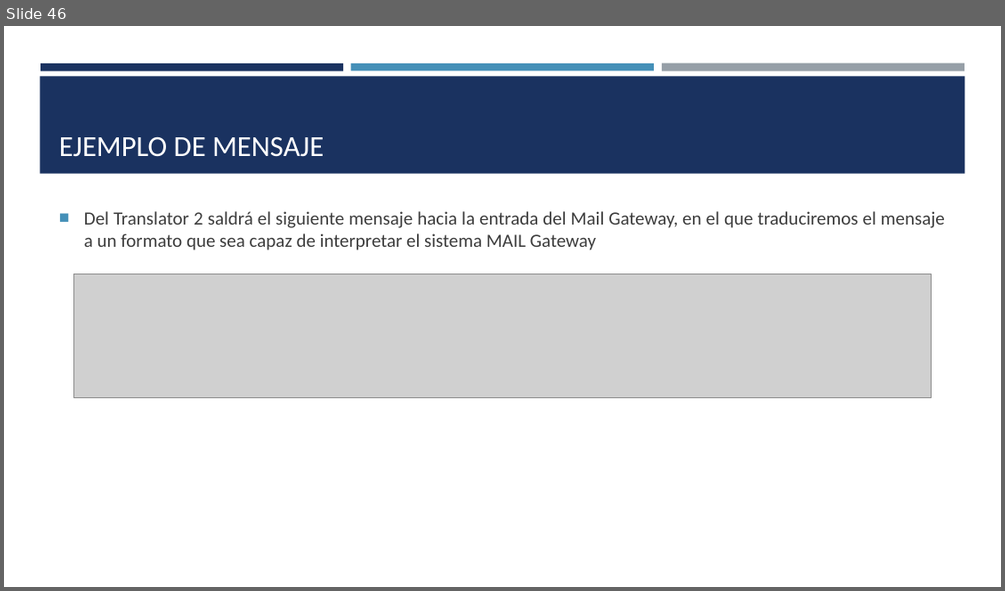
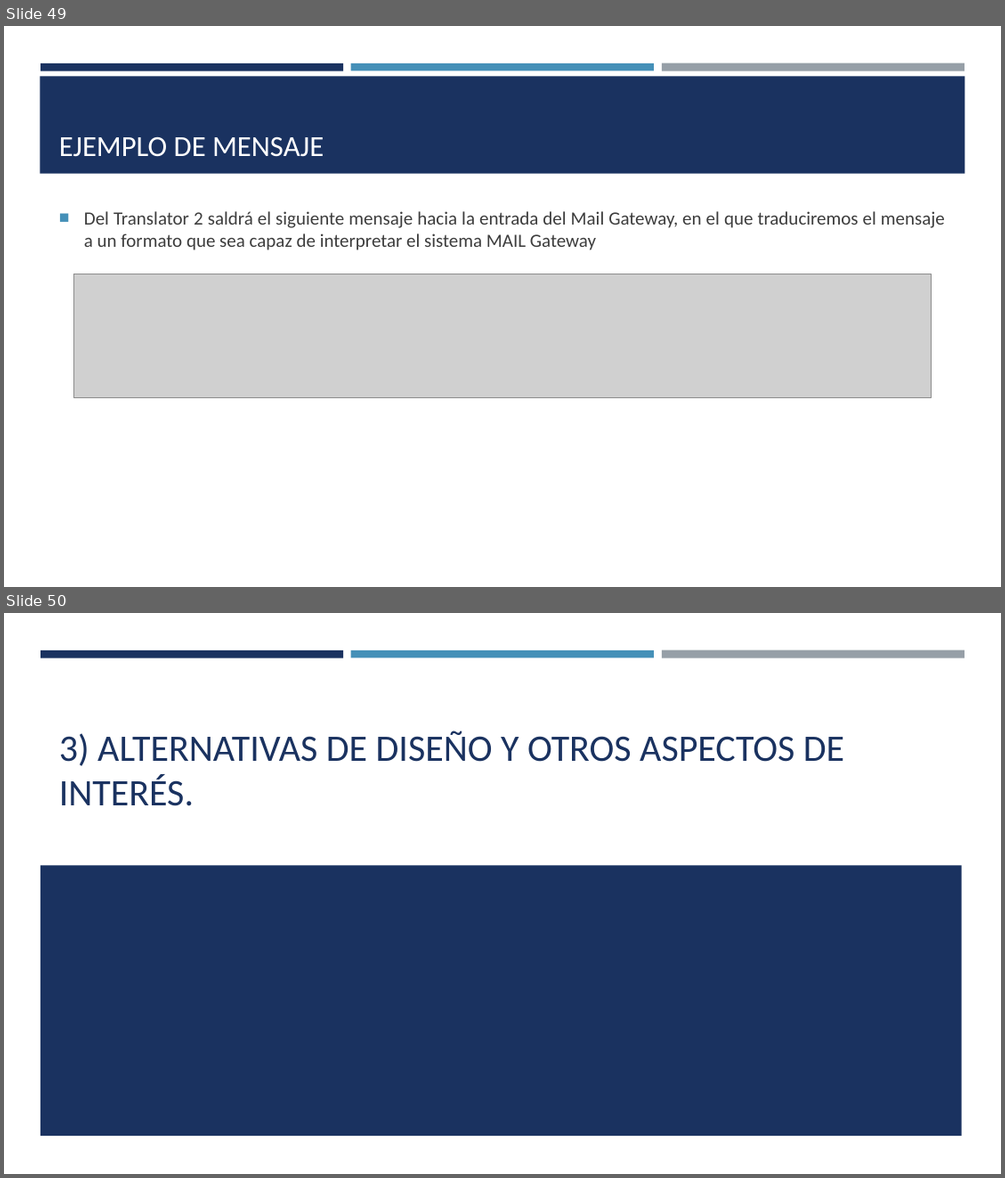
Before and after one commit to SaulRC1/Integracion-de-la-informacion-y-aplicaciones, a slide deck: Ejercicio 1 - IIA/Ejercicio 1 IIA.pptx. Shown one above the other, each under a label of ours: slide 46 before the commit, slides 49 and 50 after it. The pictures are 1005x591 and 1005x1178 pixels, drawn with LibreOffice and Linux fonts; fonts in the diff are those of the drawing; grey boxes stand for pictures. Boxes give left, top, right and bottom in pixels: in the first picture for what was removed or moved away, otherwise in the second. Text is boxed around its words. In the diff, an @@ line names an element or a change of style, - is before the commit and + after.

```diff
--- a/Ejercicio 1 - IIA/Ejercicio 1 IIA.pptx
+++ b/Ejercicio 1 - IIA/Ejercicio 1 IIA.pptx
@@ slide 50 added at (x1=4, y1=613, x2=1001, y2=1174), background #FFFFFF; not listed: 3 template elements that a slide beside it also shows @@
@@ title added at (x1=59, y1=730, x2=844, y2=806), 36 pt, text #1A3260 @@
+3) ALTERNATIVAS DE DISEÑO Y OTROS ASPECTOS DE INTERÉS.
@@ rectangle added at (x1=40, y1=865, x2=962, y2=1135), fill #1A3260 @@
@@ what was slide 46 is now slide 49 @@
```
Also in this commit, not shown: 1 slide changed, 4 other slides added, 2 other files.
